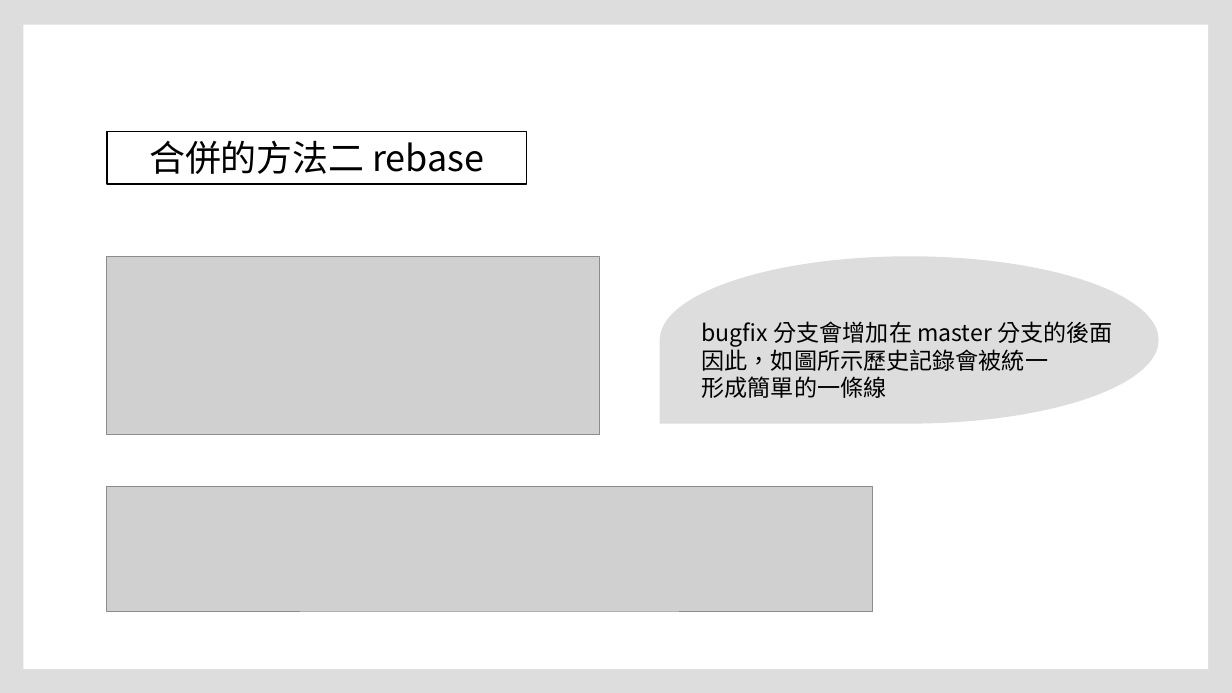
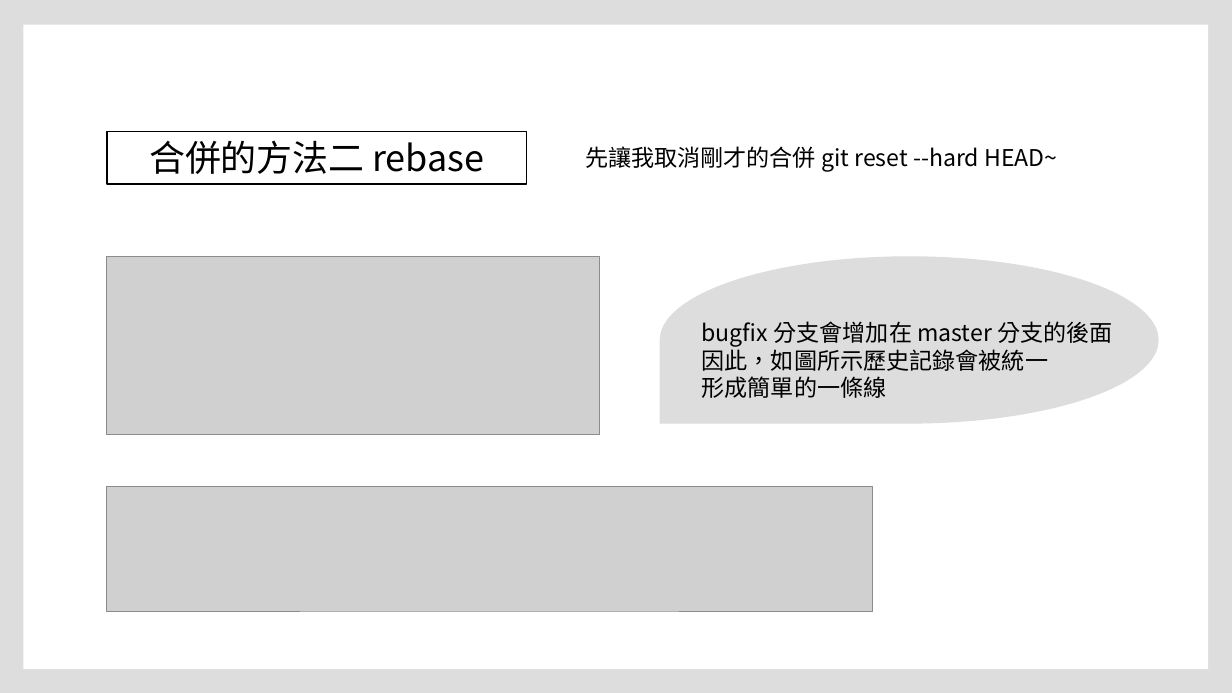
Before and after one commit to xiaoClassmate/git-practice, a slide deck: slide 18 of Git_tutorial.pptx. Drawn at 1232x693 pixels with LibreOffice and Linux fonts; fonts in the diff are those of the drawing; grey boxes stand for pictures. Boxes give left, top, right and bottom in pixels: in the first picture for what was removed or moved away, otherwise in the second. Text is boxed around its words. In the diff, an @@ line names an element or a change of style, - is before the commit and + after.

```diff
--- a/Git_tutorial.pptx
+++ b/Git_tutorial.pptx
@@ text added at [585,146,1057,172], 18 pt, text #000000 @@
+先讓我取消剛才的合併 git reset --hard HEAD~
```
Also in this commit, not shown: 3 other slides changed.
